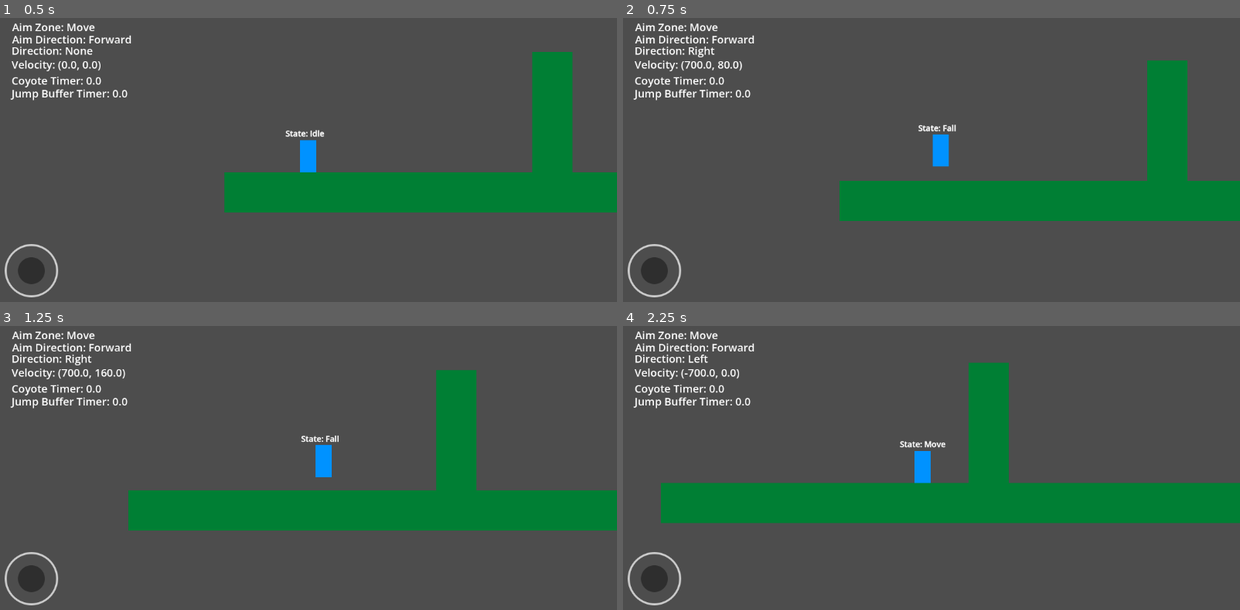
Above: before the commit, frames 1-4 (two rows, left to right).
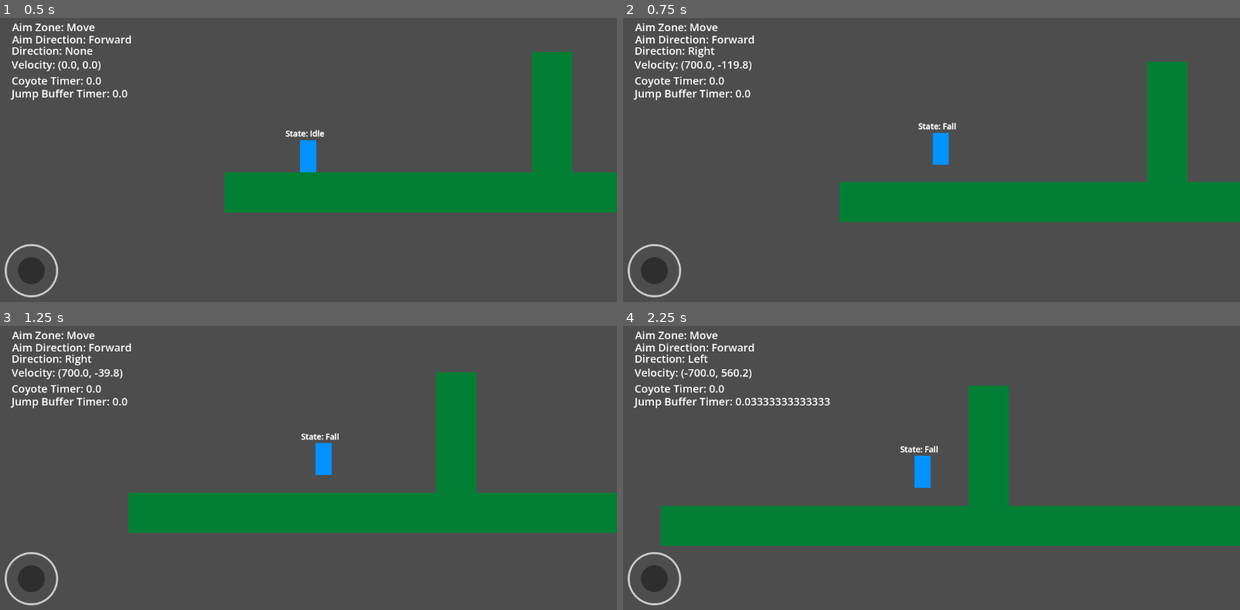
Above: after the commit, the same moments.

Repository: Mrdarx444/Veinbreaker
Game: Godot game, scene res://source/test/world.tscn
Same seed, same stepped clock (60 frames per second), same inputs: the game is played once before the commit and once after it.
Inputs:
- Up to frame 1 (0.5 s): no input
- Up to frame 2 (0.75 s): hold D (Right) from 0.53 s (still down); tap Space (Jump) at 0.6 s
- Up to frame 3 (1.25 s): keep holding D (Right); tap Space (Jump) at 0.77, 1.07 s
- Up to frame 4 (2.25 s): tap Space (Jump) at 1.35, 1.52, 1.82, 2.1 s; release D (Right) at 2.03 s; hold A (Left) from 2.03 s (still down)

Frame 1 is identical in both runs. In frame 2, 0.9% of the frame differs, in the area x 15-100%, y 14-73%; in frame 3, 1.5%; in frame 4, 16%, in the area x 6-100%, y 12-78%.

Commit message:
Modify 'Jump Cut Mult' and Wall Slide bottom raycast

Diff:
--- a/source/scenes/Player/player.tscn
+++ b/source/scenes/Player/player.tscn
@@ -30,7 +30,7 @@
 
 [node name="Player" type="CharacterBody2D" unique_id=1568325260]
 script = ExtResource("1_31g4s")
-aiming_slowdown_ratio = 0.63
+jump_cut_mult = 0.27
 
 [node name="TempSprite" type="ColorRect" parent="." unique_id=739025270]
 custom_minimum_size = Vector2(60, 120)
@@ -55,15 +55,18 @@
 position_smoothing_enabled = true
 position_smoothing_speed = 10.0
 
-[node name="WallRayCasts" type="Node2D" parent="." unique_id=1068774341]
+[node name="RayCasts" type="Node2D" parent="." unique_id=1068774341]
 
-[node name="Left" type="RayCast2D" parent="WallRayCasts" unique_id=1067981713]
+[node name="LeftWall" type="RayCast2D" parent="RayCasts" unique_id=1067981713]
 rotation = 1.5707964
 target_position = Vector2(0, 40)
 
-[node name="Right" type="RayCast2D" parent="WallRayCasts" unique_id=724376704]
+[node name="RightWall" type="RayCast2D" parent="RayCasts" unique_id=724376704]
 rotation = -1.5707964
 target_position = Vector2(0, 40)
+
+[node name="BottomSlideStop" type="RayCast2D" parent="RayCasts" unique_id=24949518]
+target_position = Vector2(0, 100)
 
 [node name="Components" type="Node" parent="." unique_id=2138234143]
 
--- a/source/scripts/Player/States/fall_state.gd
+++ b/source/scripts/Player/States/fall_state.gd
@@ -3,7 +3,7 @@
 func physics_update(delta: float, state_owner: Node2D, state_machine: StateMachine) -> void:
 	var player: Player = state_owner
 	movement_handle(delta, player)
-	if Input.is_action_just_pressed("Jump") and player.velocity.y > player.jump_buffer_min_velocity:
+	if Input.is_action_just_pressed("Jump"): #  and player.velocity.y > player.jump_buffer_min_velocity
 		player.jump_buffer_timer.start()
 	super.physics_update(delta, state_owner, state_machine)
 
@@ -18,8 +18,9 @@
 			return &"Jump"
 	if player.is_on_wall() and !player.is_on_floor():
 		if (
-			(player.left_raycast.is_colliding() and player.joystick.move_direction == -1) or
-			(player.right_raycast.is_colliding() and player.joystick.move_direction == 1)
+			((player.left_raycast.is_colliding() and player.joystick.move_direction == -1) or
+			(player.right_raycast.is_colliding() and player.joystick.move_direction == 1)) and
+			!player.bottom_slide_stop_raycast.is_colliding()
 		):
 			return &"WallSlide"
 
--- a/source/scripts/Player/States/jump_state.gd
+++ b/source/scripts/Player/States/jump_state.gd
@@ -24,12 +24,13 @@
 			else :
 				return &"Idle"
 		else :
-			player.velocity.y = 0
+			player.velocity.y *= player.jump_cut_mult
 			return &"Fall"
 	if player.is_on_wall() and !player.is_on_floor():
 		if (
-			(player.left_raycast.is_colliding() and player.joystick.move_direction == -1) or
-			(player.right_raycast.is_colliding() and player.joystick.move_direction == 1)
+			((player.left_raycast.is_colliding() and player.joystick.move_direction == -1) or
+			(player.right_raycast.is_colliding() and player.joystick.move_direction == 1)) and
+			!player.bottom_slide_stop_raycast.is_colliding()
 		):
 			return &"WallSlide"
 
--- a/source/scripts/Player/States/wall_state.gd
+++ b/source/scripts/Player/States/wall_state.gd
@@ -13,14 +13,13 @@
 func get_next_state(player: Player) -> StringName:
 	if player.is_on_floor():
 		return &"Idle"
-	if (
-		Input.is_action_just_pressed("Jump")
-	):
+	if Input.is_action_just_pressed("Jump"):
 		if player.right_raycast.is_colliding():
 			player.velocity.x = -player.wall_jump_velocity_x
 		if player.left_raycast.is_colliding():
 			player.velocity.x = player.wall_jump_velocity_x
 		return &"Jump"
-	if player.joystick.move_direction == 0:
+	if player.joystick.move_direction == 0 or player.bottom_slide_stop_raycast.is_colliding():
 		return &"Fall"
+
 	return &""
--- a/source/scripts/Player/player.gd
+++ b/source/scripts/Player/player.gd
@@ -5,24 +5,26 @@
 @export var speed: float = 700.0
 @export var acceleration: float = speed * 8
 @export var friction: float = speed * 10
-@export_range(0, 1, 0.01) var aiming_slowdown_ratio: float = 0.75
+@export_range(0, 1, .01) var aiming_slowdown_ratio: float = 0.75
 @export_subgroup("Jump & Fall")
 var gravity: float = ProjectSettings.get_setting("physics/2d/default_gravity") * 2
 @export var max_fall_speed: float = 1500.0
 @export var jump_velocity: float = -900
+@export_range(0, 1, .01) var jump_cut_mult: float = 0.2
 @export var coyote_time: float = 0.12
 @export var jump_buffer_time: float = 0.15
-@export var jump_buffer_min_velocity: float = 500.0
+#@export var jump_buffer_min_velocity: float = 500.0
 @export_subgroup("Wall slide/jump")
-@export_range(0, 1, 0.01) var wall_slide_coeffitient: float = 0.1
+@export_range(0, 1, .01) var wall_slide_coeffitient: float = 0.1
 @export var wall_jump_velocity_x: float = 1000.0
 
 # Nodes
 @onready var joystick: PlayerAimComponent = $Components/PlayerAimComponent
 @onready var coyote_timer: Timer = $Timers/CoyoteTimer
 @onready var jump_buffer_timer: Timer = $Timers/JumpBufferTimer
-@onready var left_raycast: RayCast2D = $WallRayCasts/Left
-@onready var right_raycast: RayCast2D = $WallRayCasts/Right
+@onready var left_raycast: RayCast2D = $RayCasts/LeftWall
+@onready var right_raycast: RayCast2D = $RayCasts/RightWall
+@onready var bottom_slide_stop_raycast: RayCast2D = $RayCasts/BottomSlideStop
 
 # Debugging
 @onready var zone_label: Label = $HUD/Zone
